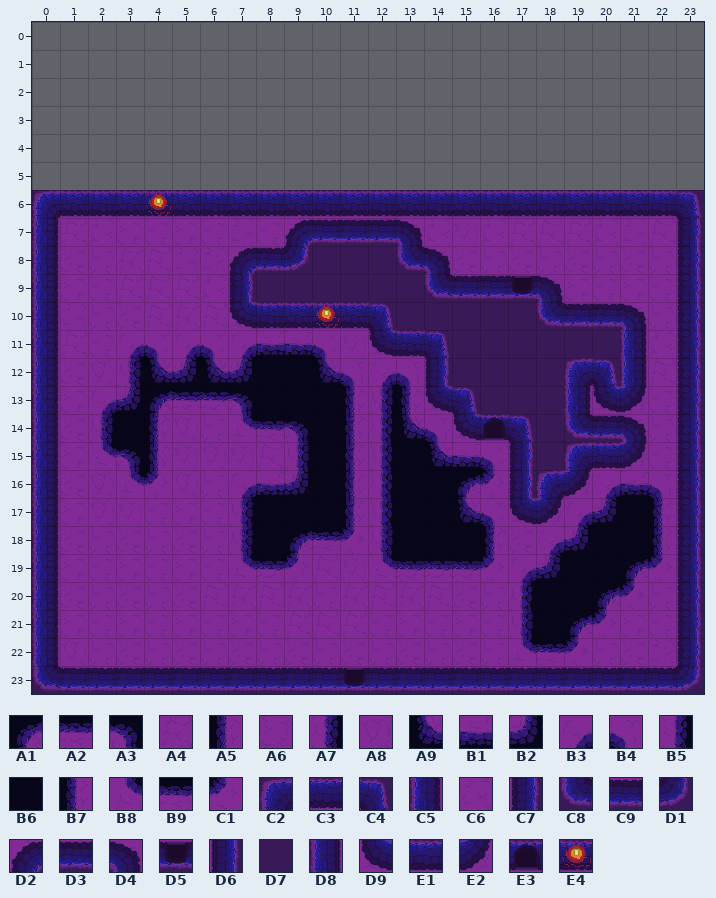
Two versions of a level (Tiled map, Artwork/Tiles/Tilemaps/MineTest.tmx). That is the earlier state.
Cells are 32x32 px. Shown: x 0..23, y 0..23. The old version is drawn lined up with the new one.
Key: from "MineTileset": A1 0, A2 1, A3 2, A4 3, A5 16, A6 17, A7 18, A8 19, A9 32, B1 33, B2 34, B3 48, B4 50, B5 64, B6 65, B7 66, B8 80, B9 81, C1 82, C2 96, C3 97, C4 98, C5 112, C6 113, C7 114, C8 128, C9 129, D1 130, D2 144, D3 145, D4 146, D5 147, D6 160, D7 161, D8 162, D9 176, E1 177, E2 178, E3 179, E4 180.
__ is an empty cell.
Objects are placed by their top-left corner, in cells (3,4 is the top-left corner of cell 3,4); size is 1x1 cell unless given.
Layer "Tile Layer 1" before, first column x 0:
 0 __ __ __ __ __ __ __ __ __ __ __ __ __ __ __ __ __ __ __ __ __ __ __ __
 1 __ __ __ __ __ __ __ __ __ __ __ __ __ __ __ __ __ __ __ __ __ __ __ __
 2 __ __ __ __ __ __ __ __ __ __ __ __ __ __ __ __ __ __ __ __ __ __ __ __
 3 __ __ __ __ __ __ __ __ __ __ __ __ __ __ __ __ __ __ __ __ __ __ __ __
 4 __ __ __ __ __ __ __ __ __ __ __ __ __ __ __ __ __ __ __ __ __ __ __ __
 5 __ __ __ __ __ __ __ __ __ __ __ __ __ __ __ __ __ __ __ __ __ __ __ __
 6 C2 E1 C3 E1 E4 E1 C3 E1 E1 C3 E1 C3 E1 E1 C3 E1 C3 E1 C3 E1 C3 E1 C3 C4
 7 C5 A4 C6 A6 A6 A6 A6 C6 A6 D2 C9 D3 D3 D4 C6 A8 C6 A4 A4 A4 C6 C6 A4 D6
 8 C5 A6 A6 A4 A4 C6 C6 D2 C9 D1 D7 D7 D7 C8 D4 A6 A6 A6 A6 A6 A6 A6 A6 D6
 9 C5 A6 A6 A4 A4 A4 C6 D6 D7 D7 D7 D7 D7 D7 C8 C9 D3 D5 D4 A6 A6 A6 A6 C7
10 D8 C6 A6 A6 A4 A4 A4 D9 E1 C3 E4 E1 C4 D7 D7 D7 D7 D7 C8 C9 D3 D4 A6 D6
11 D8 A4 A6 B3 B4 B3 B4 B3 B1 B1 B4 A8 D9 E1 C4 D7 D7 D7 D7 D7 D7 C5 C6 C7
12 D8 A6 A8 A7 A9 B2 A9 B2 B6 B6 A9 B4 B3 B4 D6 D7 D7 D7 D7 C2 C4 D8 A4 C7
13 C5 A6 B3 B2 A1 A2 A2 A3 B6 B6 B6 B7 A7 B7 D9 C4 D7 D7 D7 C5 D9 E2 A6 C7
14 D8 A6 A7 B6 A5 A8 A6 B8 B9 A3 B6 A5 B5 A9 B4 D9 E3 C4 D7 C8 D3 D4 A6 D6
15 D8 A6 B8 A3 B7 A8 A8 A8 A4 A7 B6 A5 B5 B6 A9 B1 B4 C7 D7 C2 C3 E2 A6 C7
16 C5 A6 A8 B8 C1 A8 A6 B3 B1 B2 B6 B7 B5 B6 B6 A1 C1 C7 C2 E2 B3 B1 B4 C7
17 D8 A6 A8 A8 A6 A6 A6 A7 B6 B6 B6 A5 B5 B6 B6 A9 B4 D9 E2 B3 B2 B6 A5 C7
18 C5 A6 A6 A6 A6 A6 A6 A7 B6 A1 A2 C1 A7 B6 B6 B6 A5 A6 B3 B2 B6 B6 B7 C7
19 D8 A6 A6 A6 A6 A6 A6 B8 B9 C1 A4 A8 B8 B9 B9 B9 C1 B3 B2 B6 B6 A1 C1 D6
20 C5 A6 A6 A6 A6 A6 A4 A4 A4 A4 A6 A4 A4 A4 A4 A6 A6 B5 B6 B6 A1 C1 A6 C7
21 C5 A6 A6 A6 A6 A6 A6 A6 A6 A4 A4 A4 A6 A6 A6 A6 A6 A7 B6 A1 C1 A6 A6 C7
22 D8 A8 A6 A6 A6 A6 A6 A6 A6 A6 A6 A6 A6 A6 A6 A6 A6 B8 A2 C1 A6 A6 C6 C7
23 C8 D3 C9 D3 D3 D3 D3 D3 C9 C9 C9 D5 D3 C9 D3 C9 C9 C9 D3 D3 C9 C9 C9 D1
New version:
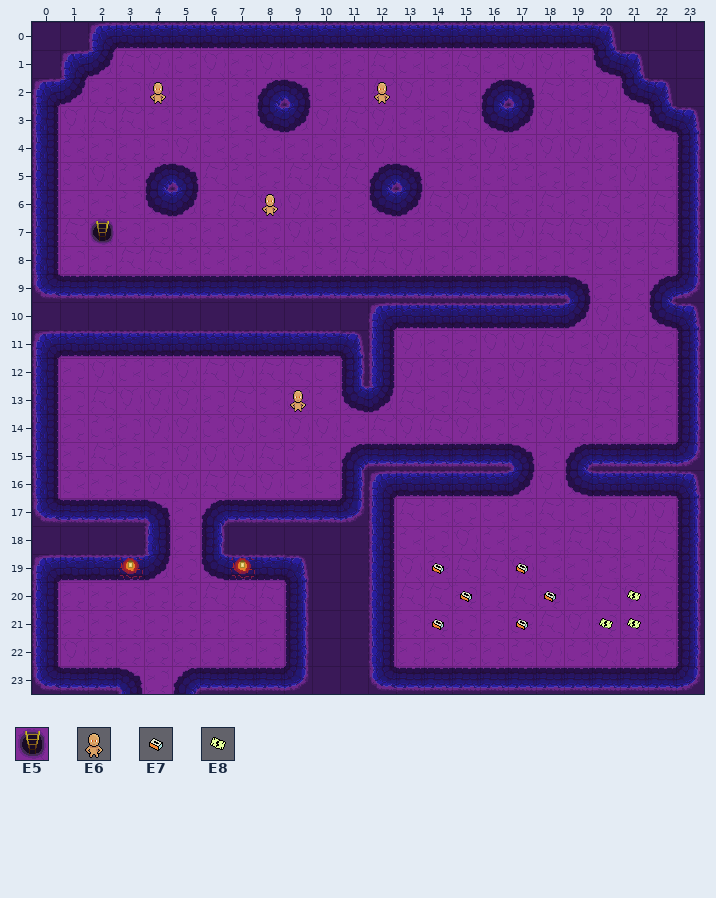
Further tiles: from "MineTileset": E5 35; from "PlaceObjects": E6 0, E7 2, E8 3.
Log entry: Worked on mine level
Difference:
{"change": "map size 24x18 -> 24x24 cells (old content now starts at 0,6; both pictures use the new coordinates)"}
{"where": "layer \"Tile Layer 1\""}
{"y":0,"x":0,"old":"__ __ __ __ __ __ __ __ __ __ __ __ __ __ __ __ __ __ __ __ __ __ __ __","new":"D7 D7 C2 E1 C3 C3 C3 E1 E1 C3 C3 C3 E1 E1 C3 C3 E1 E1 C3 E1 C4 D7 D7 D7"}
{"y":1,"x":0,"old":"__ __ __ __ __ __ __ __ __ __ __ __ __ __ __ __ __ __ __ __ __ __ __ __","new":"D7 C2 E2 A4 A8 C6 A8 A6 A8 C6 C6 A6 A4 C6 C6 A4 C6 A8 A8 A6 D9 C4 D7 D7"}
{"y":2,"x":0,"old":"__ __ __ __ __ __ __ __ __ __ __ __ __ __ __ __ __ __ __ __ __ __ __ __","new":"C2 E2 A6 A6 A8 C6 C6 C6 D2 D4 C6 A6 A4 A8 C6 C6 D2 D4 A4 C6 A8 D9 C4 D7"}
{"y":3,"x":0,"old":"__ __ __ __ __ __ __ __ __ __ __ __ __ __ __ __ __ __ __ __ __ __ __ __","new":"D8 A8 A4 A4 C6 C6 C6 A6 D9 E2 A8 A4 A8 C6 A6 A4 D9 E2 A8 C6 C6 A4 D9 C4"}
{"y":4,"x":0,"old":"__ __ __ __ __ __ __ __ __ __ __ __ __ __ __ __ __ __ __ __ __ __ __ __","new":"D8 C6 A6 A6 A6 A8 C6 A6 C6 A6 A6 A6 A8 C6 C6 A6 A8 A6 A8 A8 A6 A8 C6 C7"}
{"y":5,"x":0,"old":"__ __ __ __ __ __ __ __ __ __ __ __ __ __ __ __ __ __ __ __ __ __ __ __","new":"C5 C6 A8 C6 D2 D4 A4 C6 A6 A4 A4 A4 D2 D4 A6 C6 C6 C6 A6 A6 C6 A8 C6 C7"}
{"y":6,"x":0,"old":"C2 E1 C3 E1 E4 E1 C3 E1 E1 C3 E1 C3 E1 E1 C3 E1 C3 E1 C3 E1 C3 E1 C3 C4","new":"D8 A6 A6 C6 D9 E2 A6 A4 A8 A8 A6 C6 D9 E2 A4 A8 A4 A6 A4 A6 A4 C6 A4 D6"}
{"y":7,"x":2,"old":"C6","new":"E5"}
{"y":7,"x":9,"old":"D2 C9 D3 D3 D4","new":"A8 A6 C6 C6 C6"}
{"y":7,"x":17,"old":"A4","new":"A8"}
{"y":7,"x":20,"old":"C6","new":"A8"}
{"y":8,"x":7,"old":"D2 C9 D1 D7 D7 D7 C8 D4","new":"A6 C6 A6 C6 A4 A4 A8 A6"}
{"y":8,"x":19,"old":"A6 A6 A6 A6","new":"C6 C6 C6 C6"}
{"y":9,"x":0,"old":"C5 A6 A6 A4 A4 A4 C6 D6 D7 D7 D7 D7 D7 D7 C8","new":"C8 C9 C9 D3 D3 D3 D3 C9 D3 C9 C9 C9 D3 C9 D3"}
{"y":9,"x":17,"old":"D5 D4 A6","new":"C9 D3 D4"}
{"y":9,"x":22,"old":"A6 C7","new":"D2 D1"}
{"y":10,"x":0,"old":"D8 C6 A6 A6 A4 A4 A4 D9 E1 C3 E4 E1 C4 D7 D7 D7 D7 D7 C8 C9 D3 D4 A6 D6","new":"D7 D7 D7 D7 D7 D7 D7 D7 D7 D7 D7 D7 C2 C3 C3 C3 C3 E1 E1 E2 A8 C6 D9 C4"}
{"y":11,"x":0,"old":"D8 A4 A6 B3 B4 B3 B4 B3 B1 B1 B4 A8 D9 E1 C4 D7 D7 D7 D7 D7 D7 C5","new":"C2 E1 E1 E1 E1 C3 C3 C3 E1 E1 E1 C4 C5 A8 A6 A6 A8 A8 A4 C6 A8 A4"}
{"y":12,"x":3,"old":"A7 A9 B2 A9 B2 B6 B6 A9 B4 B3 B4 D6 D7 D7 D7 D7 C2 C4 D8","new":"C6 C6 A8 A4 A8 A4 A4 C6 C7 C5 A8 C6 A8 A6 A8 C6 A4 A6 A8"}
{"y":13,"x":2,"old":"B3 B2 A1 A2 A2 A3 B6 B6 B6 B7 A7 B7 D9 C4 D7 D7 D7 C5 D9 E2","new":"A4 A8 A8 A8 A6 A4 C6 C6 C6 D9 E2 A4 A6 A4 C6 A8 A8 A4 A4 A6"}
{"y":14,"x":2,"old":"A7 B6 A5","new":"C6 A6 A8"}
{"y":14,"x":6,"old":"A6 B8 B9 A3 B6 A5 B5 A9 B4 D9 E3 C4 D7 C8 D3 D4","new":"C6 A8 C6 A8 A8 C6 A4 A8 A4 A8 A6 A6 A8 A6 A6 A6"}
{"y":15,"x":2,"old":"B8 A3 B7","new":"A4 A6 A6"}
{"y":15,"x":9,"old":"A7 B6 A5 B5 B6 A9 B1 B4 C7 D7 C2 C3 E2 A6 C7","new":"C6 A6 D2 C9 C9 C9 D3 D3 D4 A6 D2 C9 D3 C9 D1"}
{"y":16,"x":1,"old":"A6 A8 B8 C1","new":"C6 A6 A6 A8"}
{"y":16,"x":6,"old":"A6 B3 B1 B2 B6 B7 B5 B6 B6 A1 C1 C7 C2 E2 B3 B1 B4 C7","new":"A4 A4 A8 C6 C6 C7 C2 E1 C3 E1 E1 E2 A8 D9 E1 E1 C3 C4"}
{"y":17,"x":0,"old":"D8 A6 A8 A8 A6","new":"C8 D3 C9 D3 D4"}
{"y":17,"x":6,"old":"A6 A7 B6 B6 B6 A5 B5 B6 B6 A9 B4 D9 E2 B3 B2 B6 A5","new":"D2 D3 D3 D3 D3 D1 D8 A4 C6 A6 C6 C6 A4 C6 A6 A8 A8"}
{"y":18,"x":0,"old":"C5 A6 A6 A6 A6","new":"D7 D7 D7 D7 D8"}
{"y":18,"x":6,"old":"A6 A7 B6 A1 A2 C1 A7 B6 B6 B6 A5","new":"D6 D7 D7 D7 D7 D7 C5 C6 A6 A8 C6"}
{"y":18,"x":18,"old":"B3 B2 B6 B6 B7","new":"C6 A4 A4 A6 A4"}
{"y":19,"x":0,"old":"D8 A6 A6 A6 A6","new":"C2 E1 E1 E4 E2"}
{"y":19,"x":6,"old":"A6 B8 B9 C1 A4 A8 B8 B9 B9 B9 C1 B3 B2 B6 B6 A1 C1","new":"D9 E4 E1 C4 D7 D7 D8 A8 C6 A4 A4 A8 C6 A6 C6 A6 A4"}
{"y":20,"x":9,"old":"A4 A6 A4 A4","new":"C7 D7 D7 D8"}
{"y":20,"x":17,"old":"B5 B6 B6 A1 C1","new":"A4 A6 C6 A4 A8"}
{"y":21,"x":9,"old":"A4 A4 A4 A6","new":"C7 D7 D7 D8"}
{"y":21,"x":17,"old":"A7 B6 A1 C1","new":"C6 A4 A8 A6"}
{"y":22,"x":9,"old":"A6 A6 A6 A6","new":"D6 D7 D7 D8"}
{"y":22,"x":17,"old":"B8 A2 C1 A6","new":"C6 A8 C6 A8"}
{"y":23,"x":3,"old":"D3 D3 D3","new":"D4 A6 D2"}
{"y":23,"x":9,"old":"C9 C9 D5 D3","new":"D1 D7 D7 C8"}
{"where": "layer \"ObjectLayers\" (added)"}
{"now": "E6 at 12,2"}
{"now": "E6 at 4,2"}
{"now": "E6 at 8,6"}
{"now": "E6 at 9,13"}
{"now": "E7 at 14,19"}
{"now": "E7 at 17,19"}
{"now": "E8 at 21,20"}
{"now": "E7 at 15,20"}
{"now": "E7 at 18,20"}
{"now": "E7 at 14,21"}
{"now": "E7 at 17,21"}
{"now": "E8 at 20,21"}
{"now": "E8 at 21,21"}
{"label":"changed","picture_box":[32,22,704,694]}
